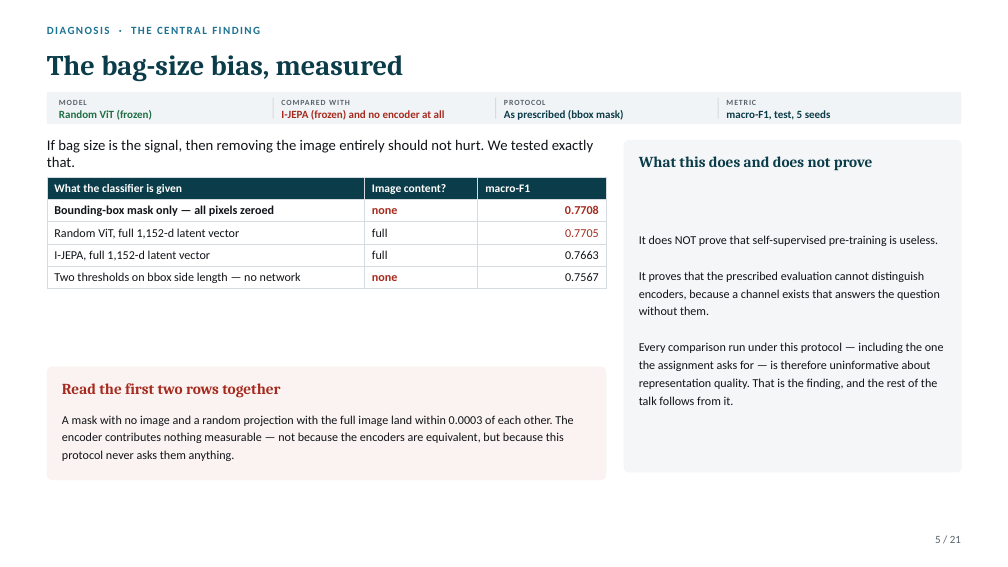
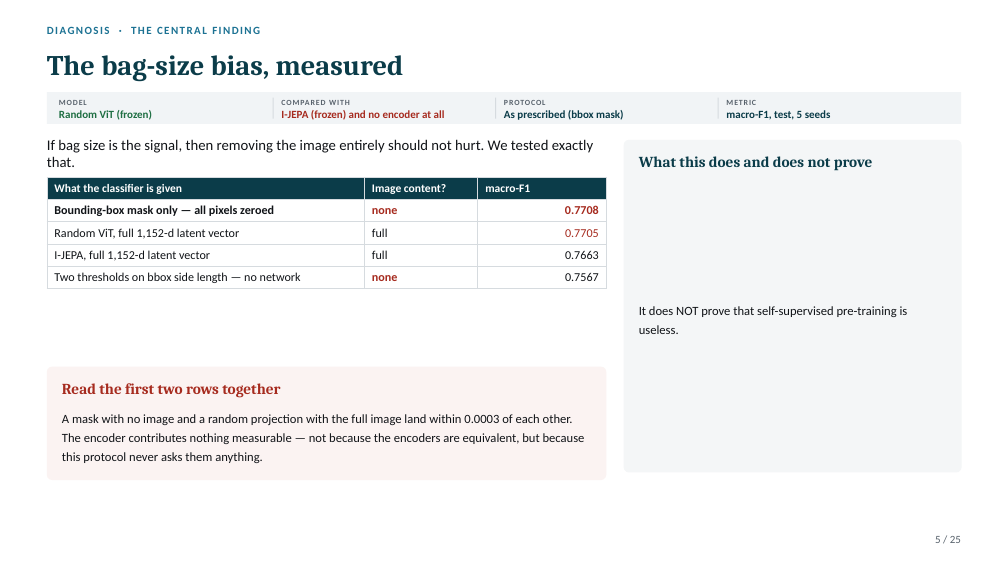
Before and after one commit to Gennaro-finance/Computer_Vision, a slide deck: slide 5 of Project8_CV_2025-2026.pptx. Drawn at 1008x567 pixels with LibreOffice and Linux fonts; fonts in the diff are those of the drawing. Boxes give left, top, right and bottom in pixels: in the first picture for what was removed or moved away, otherwise in the second. Text is boxed around its words. In the diff, an @@ line names an element or a change of style, - is before the commit and + after.

```diff
--- a/Project8_CV_2025-2026.pptx
+++ b/Project8_CV_2025-2026.pptx
@@ text "It does NOT prove that ..." at [639,306,908,334]: size 11.5 to 12 pt; line spacing 17pt to 18pt @@
@@ text at [639,271,944,405]: paragraphs removed @@
-It proves that the prescribed evaluation cannot distinguish encoders, because a channel exists that answers the question without them.
-Every comparison run under this protocol — including the one the assignment asks for — is therefore uninformative about representation quality. That is the finding, and the rest of the talk follows from it.
@@ text "A mask with no image ..." at [62,414,585,463]: size 11.5 to 12 pt; line spacing 17pt to 18pt @@
@@ text at [935,536,961,543]: text changed @@
-5 / 21
+5 / 25
```
Also in this commit, not shown: 20 other slides changed, 4 slides added, 1 other file.
